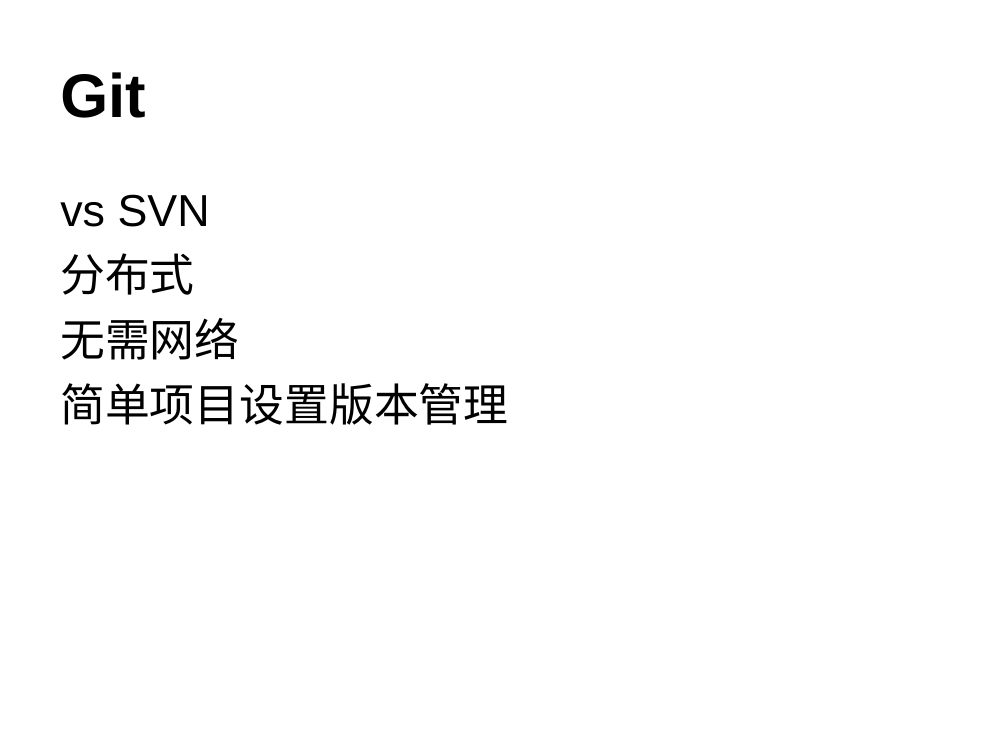
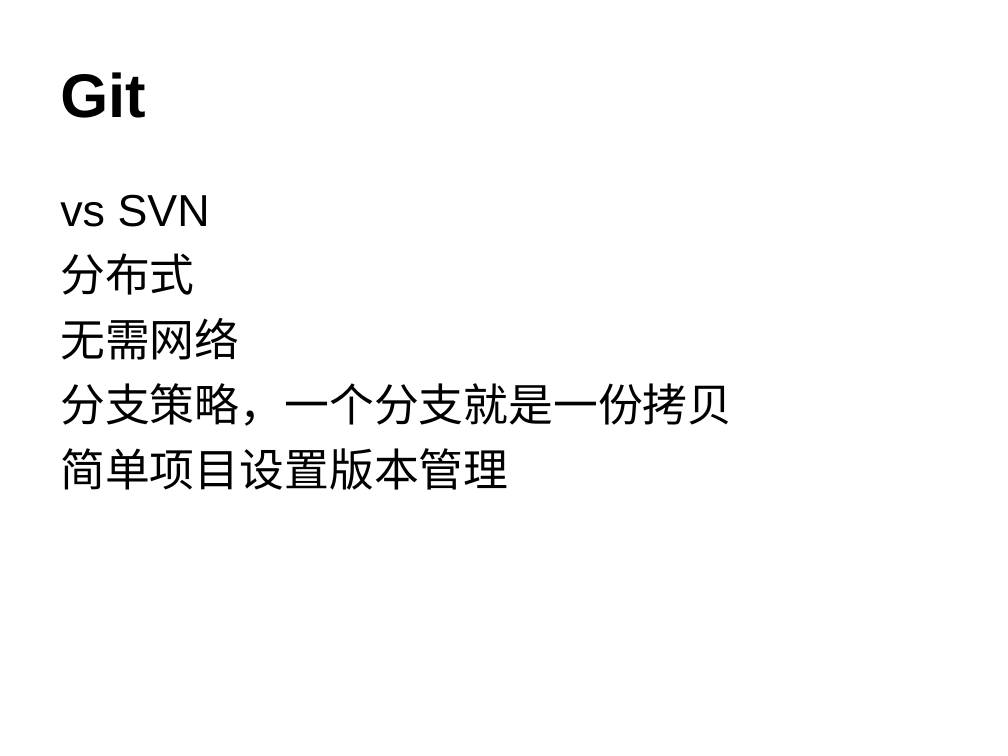
Before and after one commit to lxmxhh/git-intro, a slide deck: slide 3 of Git.ppt. Drawn at 1008x756 pixels with LibreOffice and Linux fonts; fonts in the diff are those of the drawing. Boxes give left, top, right and bottom in pixels: in the first picture for what was removed or moved away, otherwise in the second. Text is boxed around its words. In the diff, an @@ line names an element or a change of style, - is before the commit and + after.

```diff
--- a/Git.ppt
+++ b/Git.ppt
@@ text at box(60, 383, 732, 426): paragraph added @@
+分支策略，一个分支就是一份拷贝
```
Also in this commit, not shown: 2 other slides changed, 2 slides added.
